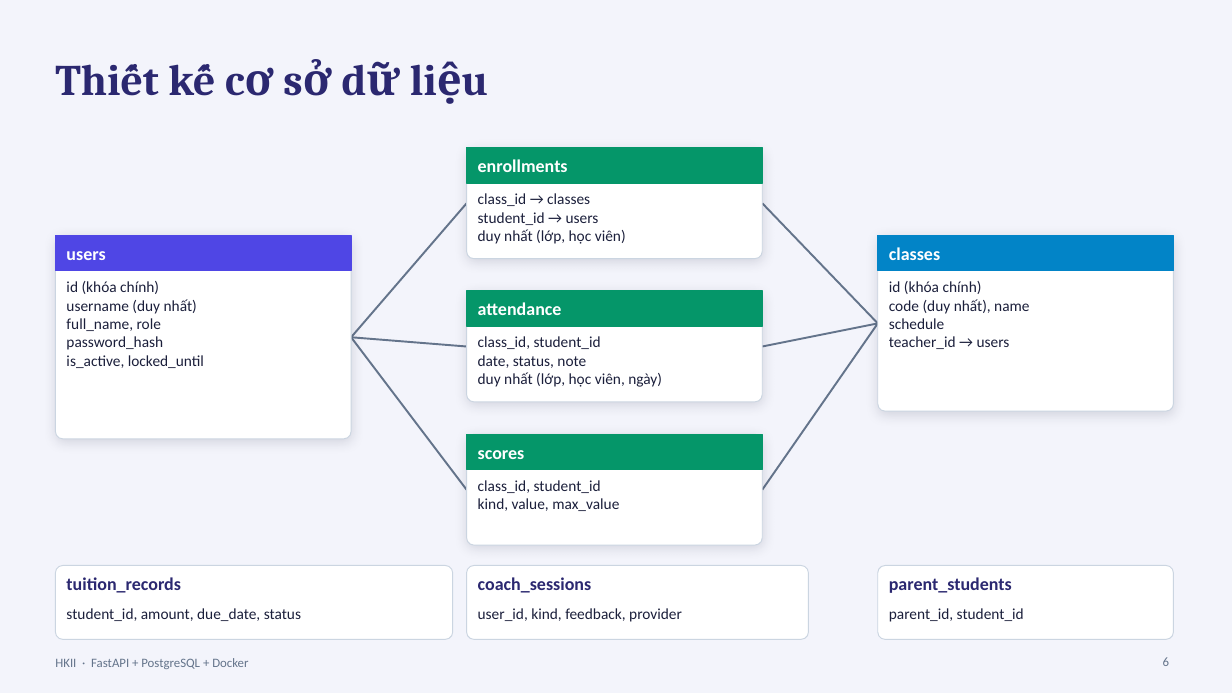
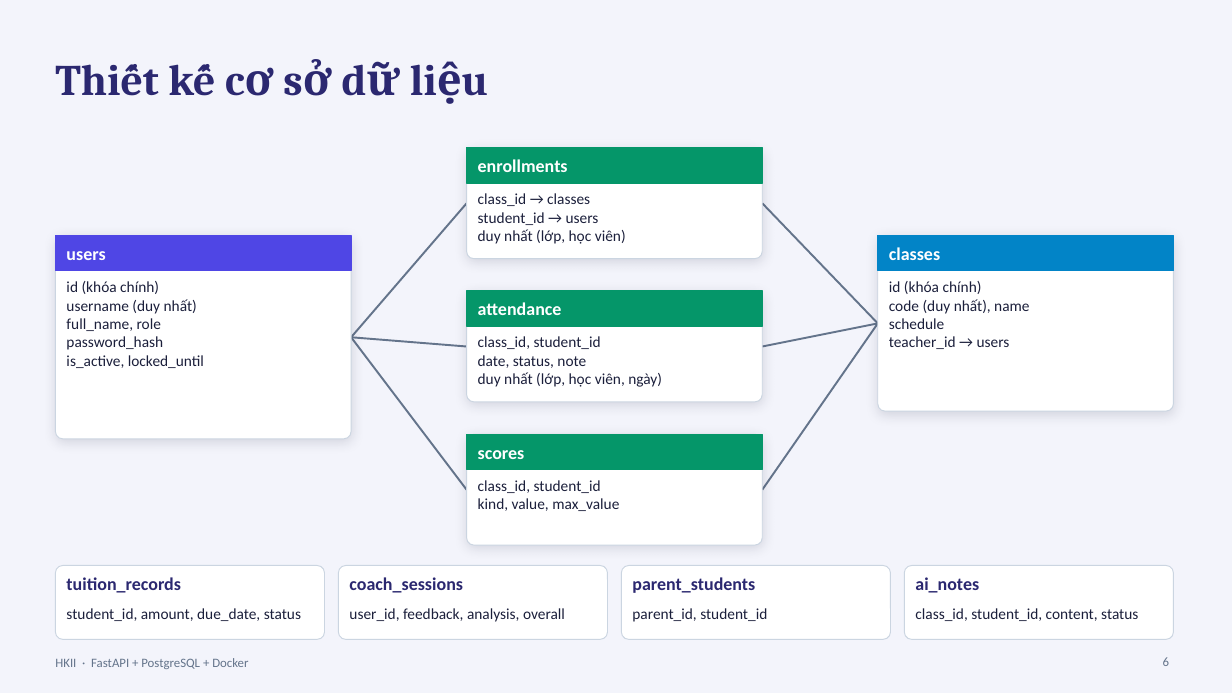
Before and after one commit to thaiphatcaifa/HKII-FastAPI, a slide deck: slide 6 of docs/HKII-ThuyetTrinh.pptx. Drawn at 1232x693 pixels with LibreOffice and Linux fonts; fonts in the diff are those of the drawing. Boxes give left, top, right and bottom in pixels: in the first picture for what was removed or moved away, otherwise in the second. Text is boxed around its words. In the diff, an @@ line names an element or a change of style, - is before the commit and + after.

```diff
--- a/docs/HKII-ThuyetTrinh.pptx
+++ b/docs/HKII-ThuyetTrinh.pptx
@@ rounded rectangle: place and size @@
-rounded rectangle at bbox=[55, 566, 453, 640]
+rounded rectangle at bbox=[55, 566, 324, 640]
@@ rounded rectangle: place and size @@
-rounded rectangle at bbox=[467, 566, 809, 640]
+rounded rectangle at bbox=[338, 566, 607, 640]
@@ rounded rectangle added at bbox=[621, 566, 890, 640], fill #FFFFFF, outline #CBD5E1 0.75 pt @@
@@ rounded rectangle: place and size @@
-rounded rectangle at bbox=[878, 566, 1174, 640]
+rounded rectangle at bbox=[905, 566, 1174, 640]
@@ text "coach_sessions": place and size @@
-text "coach_sessions" at bbox=[478, 577, 592, 593]
+text "coach_sessions" at bbox=[349, 577, 463, 593]
@@ text "parent_students": place and size @@
-text "parent_students" at bbox=[889, 577, 1012, 593]
+text "parent_students" at bbox=[632, 577, 755, 593]
@@ text added at bbox=[915, 577, 979, 593], 14 pt, text #2B2870, bold @@
+ai_notes
@@ text at bbox=[349, 608, 565, 622]: text changed @@
-user_id, kind, feedback, provider
+user_id, feedback, analysis, overall
@@ text "parent_id, student_id": place and size @@
-text "parent_id, student_id" at bbox=[889, 608, 1024, 622]
+text "parent_id, student_id" at bbox=[632, 608, 767, 622]
@@ text added at bbox=[915, 608, 1138, 621], 12 pt, text #1B1F3B @@
+class_id, student_id, content, status
```
Also in this commit, not shown: 11 other slides changed, 1 slide added, 52 other files.
